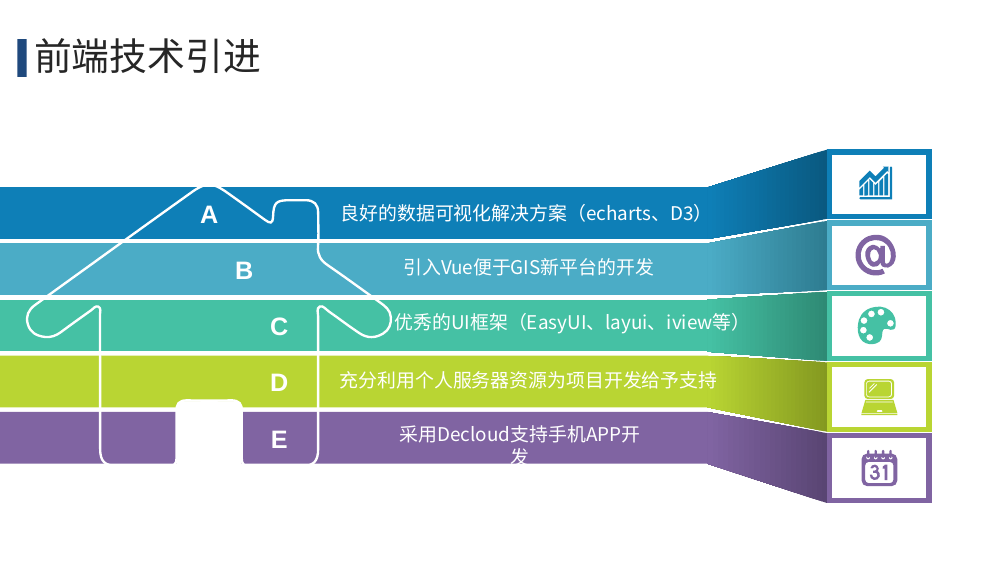
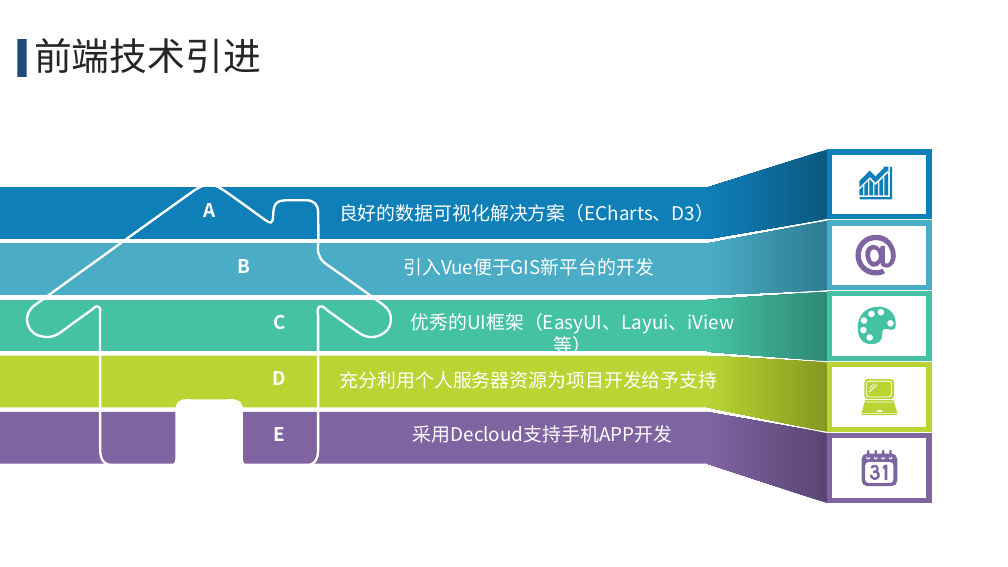
Before and after one commit to wellsmitch/accountpassword, a slide deck: slide 11 of upmoney/宋玉彬2021调薪汇报/调薪申请汇报-宋玉彬.pptx. Drawn at 1008x567 pixels with LibreOffice and Linux fonts; fonts in the diff are those of the drawing. Boxes give left, top, right and bottom in pixels: in the first picture for what was removed or moved away, otherwise in the second. Text is boxed around its words. In the diff, an @@ line names an element or a change of style, - is before the commit and + after.

```diff
--- a/upmoney/宋玉彬2021调薪汇报/调薪申请汇报-宋玉彬.pptx
+++ b/upmoney/宋玉彬2021调薪汇报/调薪申请汇报-宋玉彬.pptx
@@ size 24 to 18 pt, font Arial to Noto Sans CJK SC in 5 elements at (273, 427, 285, 441), (273, 371, 286, 385), (273, 315, 285, 330), (238, 259, 251, 273), (203, 203, 215, 217) @@
@@ text at (339, 204, 714, 222): text changed @@
-良好的数据可视化解决方案（echarts、D3）
+良好的数据可视化解决方案（ECharts、D3）
@@ text at (410, 313, 734, 334): text changed @@
-优秀的UI框架（EasyUI、layui、iview等）
+优秀的UI框架（EasyUI、Layui、iView等）
@@ text "采用Decloud支持手机APP开发" rewrapped from (400, 425, 641, 443) to (413, 425, 673, 443) @@
```
Also in this commit, not shown: 12 other slides changed.
